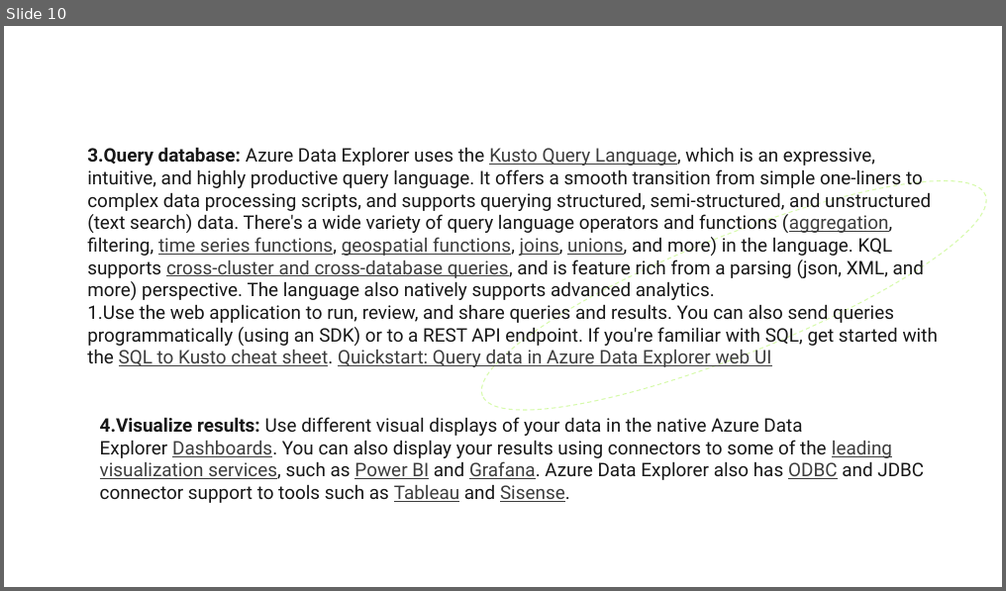
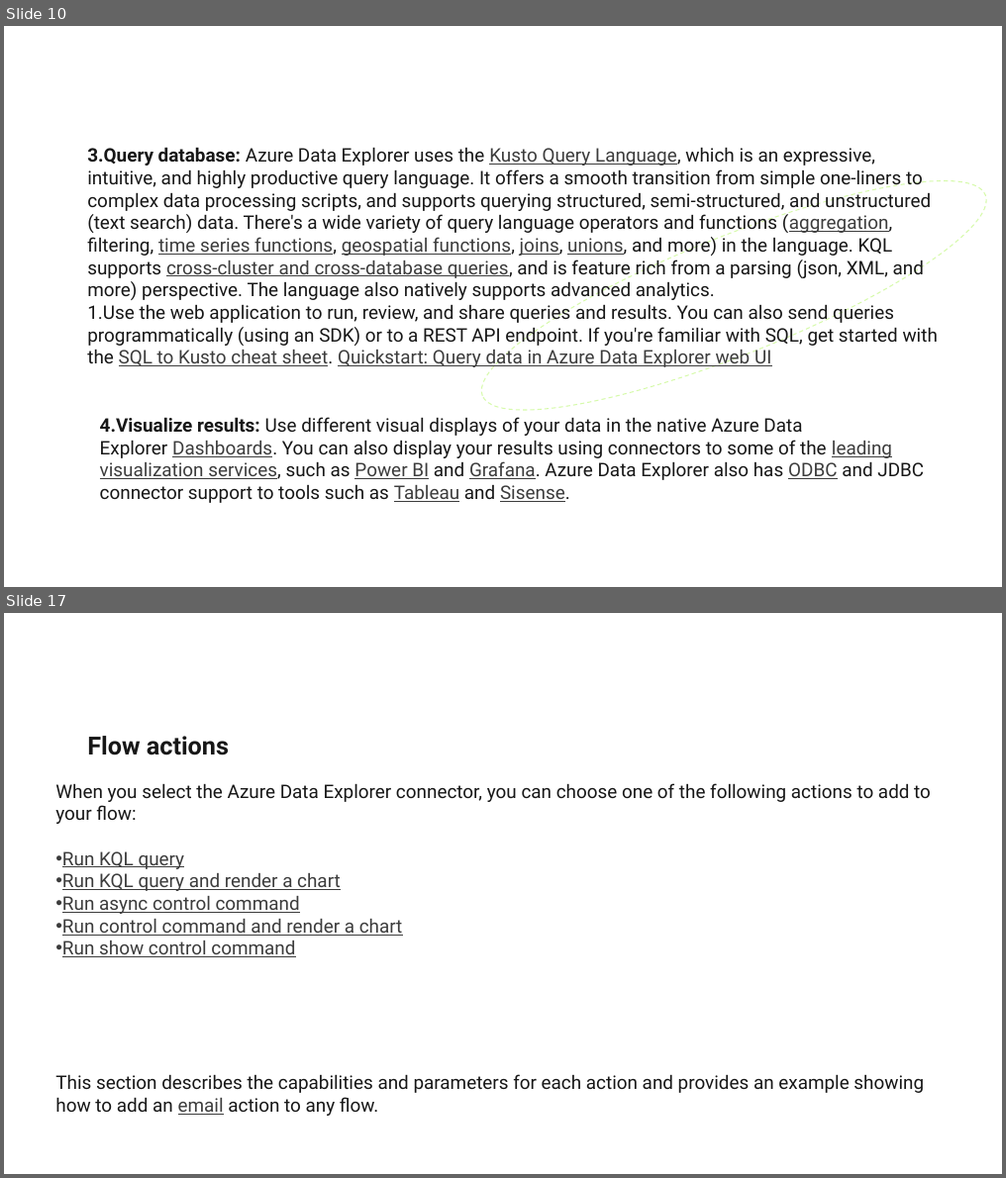
Before and after one commit to Deloitte-Azure-Accelerators/DataExplorer, a slide deck: Azure Data Explorer.pptx. Shown one above the other, each under a label of ours: slide 10 before the commit, slides 10 and 17 after it; the slides between them are not shown. The pictures are 1006x591 and 1006x1178 pixels, drawn with LibreOffice and Linux fonts; fonts in the diff are those of the drawing; background and template pictures are left out. Boxes give left, top, right and bottom in pixels: in the first picture for what was removed or moved away, otherwise in the second. Text is boxed around its words. In the diff, an @@ line names an element or a change of style, - is before the commit and + after.

```diff
--- a/Azure Data Explorer.pptx
+++ b/Azure Data Explorer.pptx
@@ slide 17 added at [4,613,1002,1174], background #FFFFFF; not listed: 1 template element that a slide beside it also shows @@
@@ text added at [87,736,229,756], 24 pt, text #171717, bold @@
+Flow actions
@@ text added at [55,783,931,1116], 18 pt, text #171717 @@
+When you select the Azure Data Explorer connector, you can choose one of the following actions to add to your flow:
+• Run KQL query
+• Run KQL query and render a chart
+• Run async control command
+• Run control command and render a chart
+• Run show control command
+This section describes the capabilities and parameters for each action and provides an example showing how to add an email action to any flow.
```
Also in this commit, not shown: 10 other slides added.
